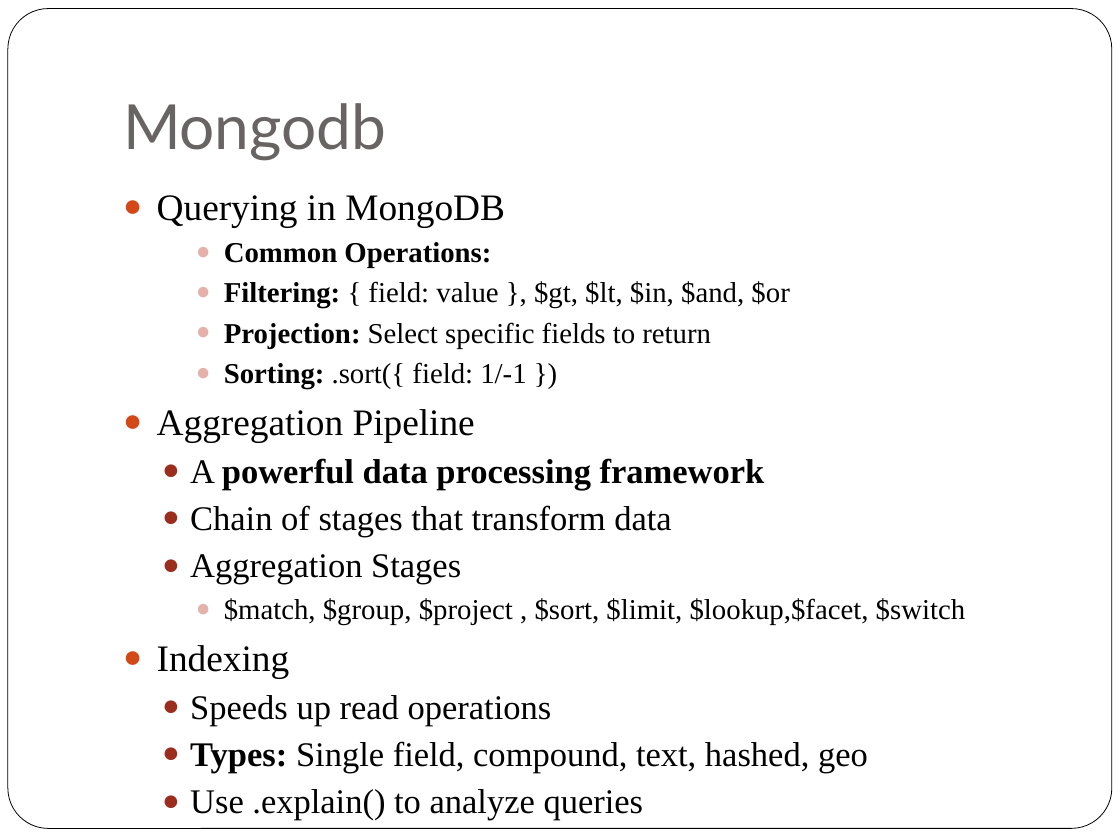
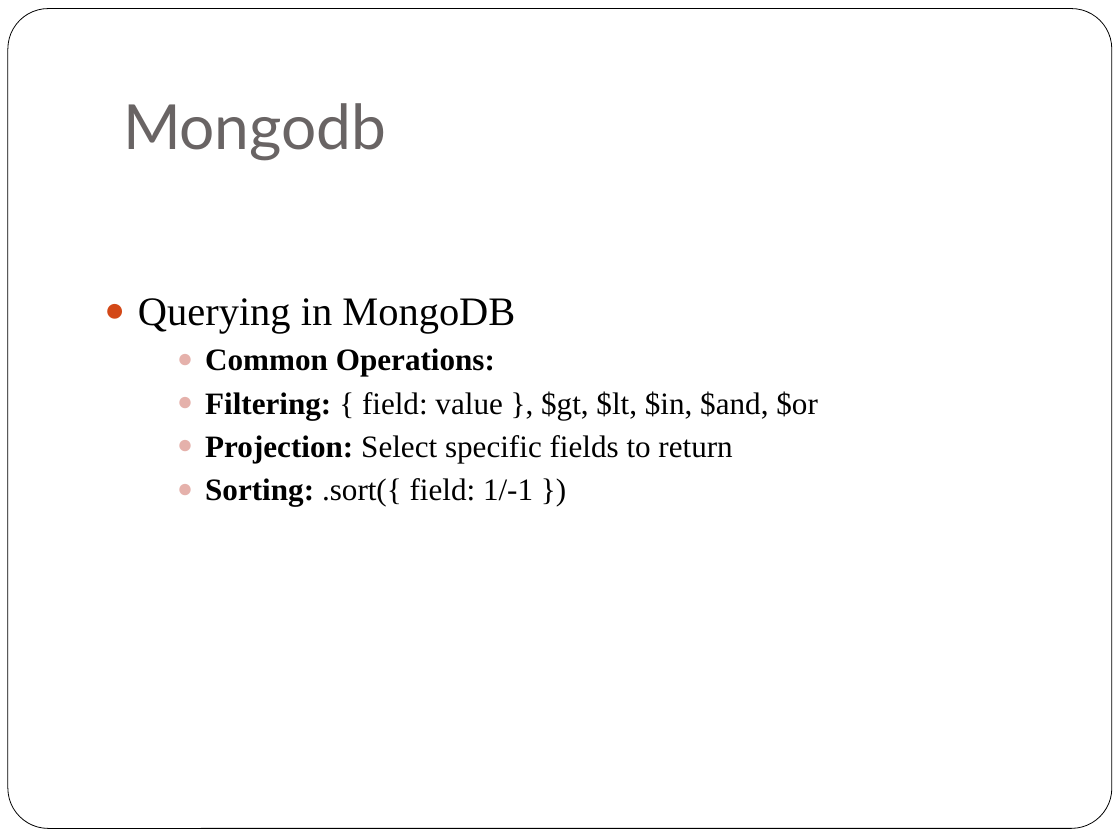
Before and after one commit to rosemarythomas994/VueR-assignment, a slide deck: slide 17 of Presentation Assignment.pptx (slide 14 before the commit). Drawn at 1120x840 pixels with LibreOffice and Linux fonts; fonts in the diff are those of the drawing. Boxes give left, top, right and bottom in pixels: in the first picture for what was removed or moved away, otherwise in the second. Text is boxed around its words. In the diff, an @@ line names an element or a change of style, - is before the commit and + after.

```diff
--- a/Presentation Assignment.pptx
+++ b/Presentation Assignment.pptx
@@ text "Querying in MongoDB": place and size @@
-text "Querying in MongoDB" at box(157, 195, 965, 820)
+text "Querying in MongoDB" at box(138, 298, 818, 506)
@@ text "Querying in MongoDB" at box(138, 298, 818, 506): size 24.1 to 26 pt in "Querying in MongoDB"; size 18.5 to 20 pt in "Common Operations:", "Filtering: { field: value }, $gt, $lt, ...", "Projection: Select specific fields to return", "Sorting: .sort({ field: 1/-1 })" @@
@@ text at box(157, 409, 965, 820): paragraphs removed @@
-● Aggregation Pipeline
-  ● A powerful data processing framework
-  ● Chain of stages that transform data
-  ● Aggregation Stages
-    ● $match, $group, $project , $sort, $limit, $lookup,$facet, $switch
-● Indexing
-  ● Speeds up read operations
-  ● Types: Single field, compound, text, hashed, geo
-  ● Use .explain() to analyze queries
```
Also in this commit, not shown: 5 other slides changed, 13 slides added, 4 slides removed, 20 other files.
